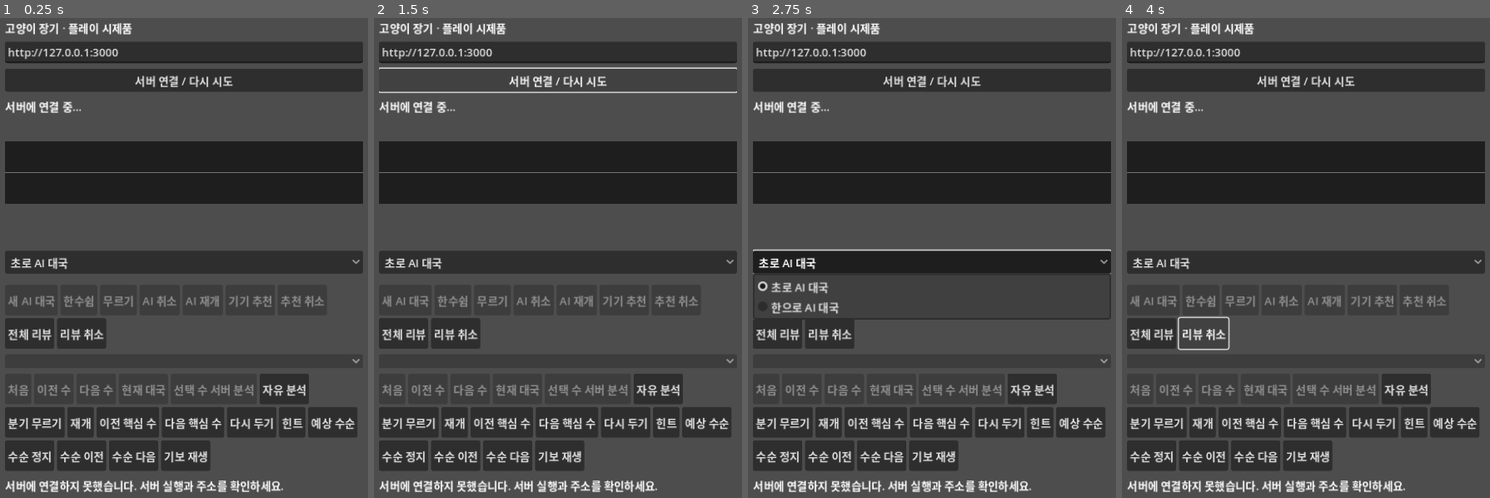
Above: before the commit, frames 1-4 (left to right).
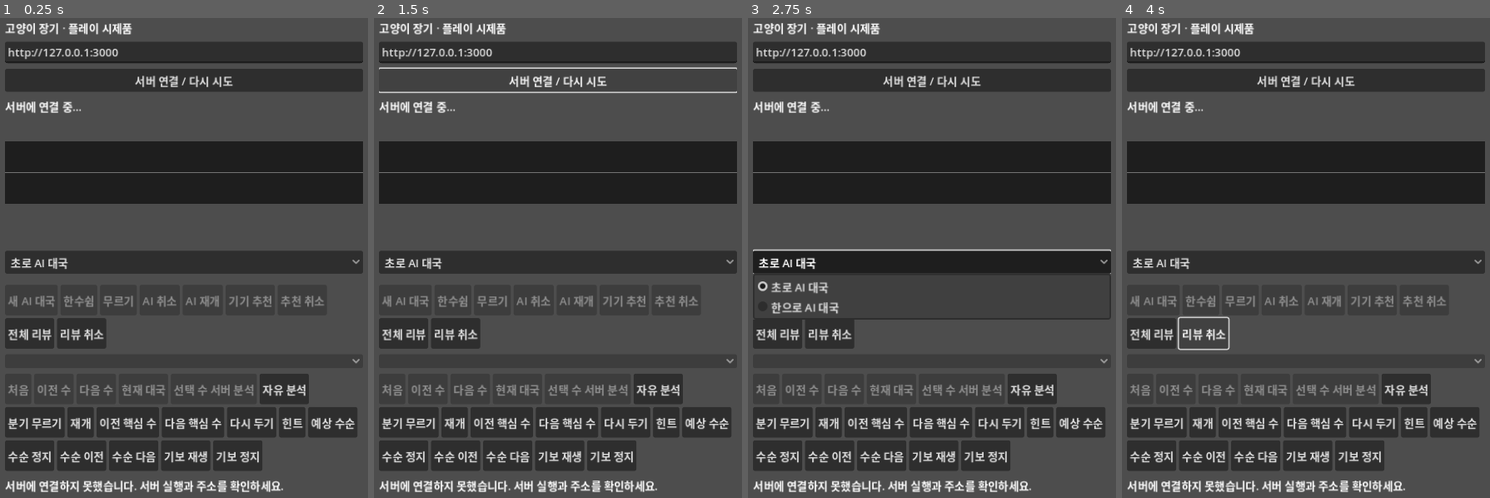
Above: after the commit, the same moments.

Repository: YU-Kangg/janggiAI
Game: Godot game, scene res://main.tscn
Two runs of this game, one before a commit and one after it. Both use one fixed random seed, a clock stepped at 60 frames per second and the inputs below.
Inputs (mouse positions are in pixels of both pictures, inside the frame that each line leads up to):
- Up to frame 1 (0.25 s): no input
- Up to frame 2 (1.5 s): click (613, 454) at 0.5 s, where only the run after the commit has a clickable "기보 정지"; click "서버 연결 / 다시 시도" at 1.25 s
- Up to frame 3 (2.75 s): click "초로 AI 대국" at 2 s
- Up to frame 4 (4 s): click "전체 리뷰" at 2.75 s; click "리뷰 취소" at 3.5 s

The runs differ from the first frame. In frame 1, 0.8% of the frame differs, in the area x 57-72%, y 88-95%; in frame 2, 0.8%; in frame 3, 0.8%; in frame 4, 0.8%.

Commit message:
feat(review): 원본 기보 재생 정지 추가

Diff:
--- a/godot/main.gd
+++ b/godot/main.gd
@@ -57,6 +57,7 @@
 var prediction_generation := 0
 var prediction_playing := false
 var game_review_play_button := Button.new()
+var game_review_stop_button := Button.new()
 var game_review_generation := 0
 var game_review_playing := false
 var device_engine = LocalEngine.new()
@@ -199,6 +200,10 @@
 	game_review_play_button.custom_minimum_size.y = 44
 	game_review_play_button.pressed.connect(play_game_review)
 	navigation.add_child(game_review_play_button)
+	game_review_stop_button.text = "기보 정지"
+	game_review_stop_button.custom_minimum_size.y = 44
+	game_review_stop_button.pressed.connect(stop_game_review)
+	navigation.add_child(game_review_stop_button)
 	message.autowrap_mode = TextServer.AUTOWRAP_WORD_SMART
 	column.add_child(message)
 	new_game_dialog.dialog_text = "공유 중인 현재 대국을 지우고 새 AI 대국을 시작할까요?"
@@ -645,6 +650,14 @@
 	if generation == game_review_generation:
 		game_review_playing = false
 		render_board()
+
+func stop_game_review() -> void:
+	if not game_review_playing:
+		return
+	game_review_generation += 1
+	game_review_playing = false
+	message.text = "기보 재생 정지 · %d/%d수" % [view_ply(), state.moves.size()]
+	render_board()
 
 func play_review_analysis(payload: Dictionary) -> void:
 	analysis_generation += 1
@@ -907,3 +920,4 @@
 	prediction_previous_button.disabled = pending or review.is_empty() or not variation.is_empty() or prediction_size < 2 or prediction_index <= 0
 	prediction_next_button.disabled = pending or review.is_empty() or not variation.is_empty() or prediction_size < 2 or prediction_index >= prediction_size - 1
 	game_review_play_button.disabled = pending or state.moves.is_empty() or not variation.is_empty() or game_review_playing
+	game_review_stop_button.disabled = not game_review_playing
--- a/godot/smoke.gd
+++ b/godot/smoke.gd
@@ -145,6 +145,12 @@
 			break
 		await create_timer(0.1).timeout
 	check(not app.game_review_playing and app.review.moves.size() == 2 and app.message.text.contains("기보 재생"), "game review auto playback")
+	app.play_game_review()
+	await wait_idle()
+	app.stop_game_review()
+	var stopped_review_ply: int = app.view_ply()
+	await create_timer(0.7).timeout
+	check(not app.game_review_playing and app.view_ply() == stopped_review_ply and app.message.text.contains("재생 정지"), "game review manual stop")
 	app.show_review(2)
 	await wait_idle()
 	check(app.review.fen == live_fen, "last review position")
Not shown, changed: PROGRESS.md
